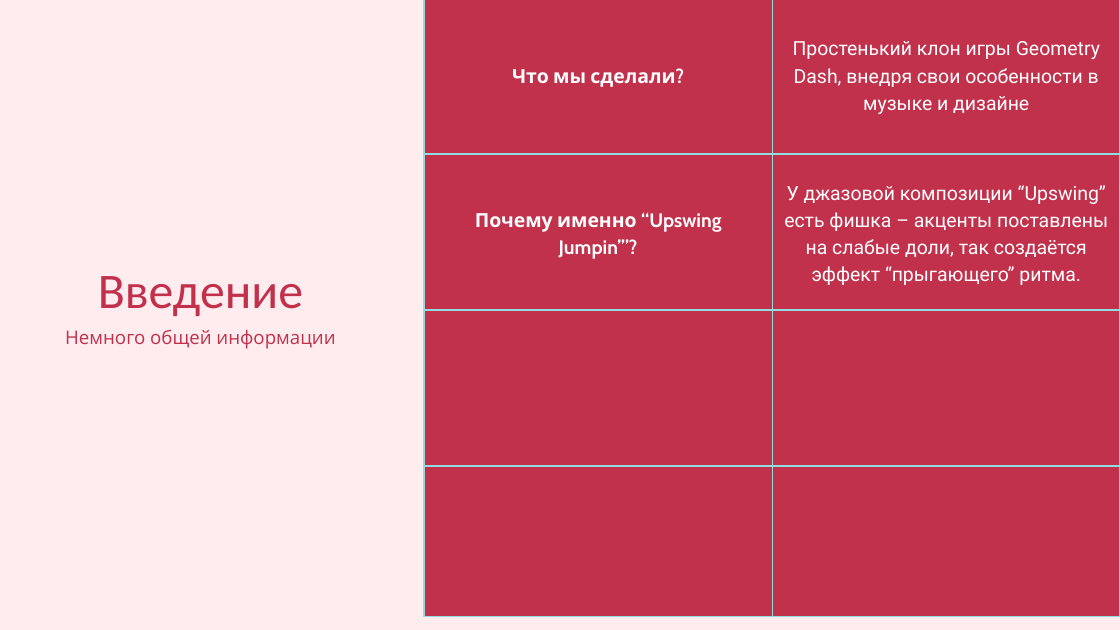
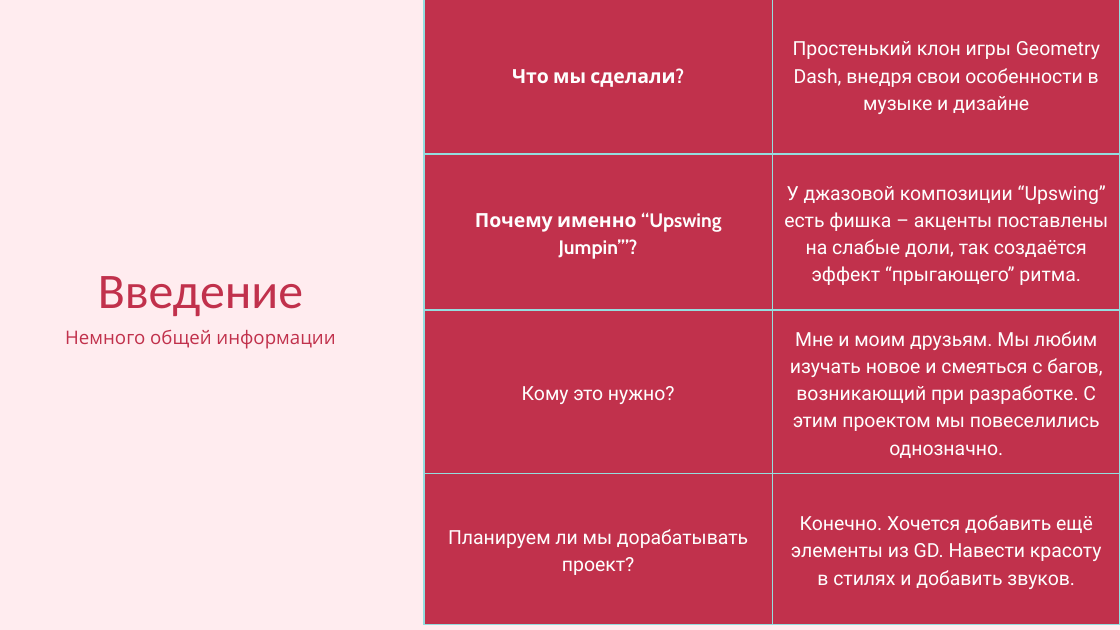
Before and after one commit to itsleko04/Upswing-Jumpin, a slide deck: slide 3 of Upswing Jumpin’.pptx. Drawn at 1120x630 pixels with LibreOffice and Linux fonts; fonts in the diff are those of the drawing. Boxes give left, top, right and bottom in pixels: in the first picture for what was removed or moved away, otherwise in the second. Text is boxed around its words. In the diff, an @@ line names an element or a change of style, - is before the commit and + after.

```diff
--- a/Upswing Jumpin’.pptx
+++ b/Upswing Jumpin’.pptx
@@ table at (x1=424, y1=0, x2=1120, y2=624) @@
-row 3, column 1: 
+row 3, column 1: Кому это нужно?
-row 3, column 2: 
+row 3, column 2: Мне и моим друзьям. Мы любим изучать новое и смеяться с багов, возникающий при разработке. С этим проектом мы повеселились однозначно.
-row 4, column 1: 
+row 4, column 1: Планируем ли мы дорабатывать проект?
-row 4, column 2: 
+row 4, column 2: Конечно. Хочется добавить ещё элементы из GD. Навести красоту в стилях и добавить звуков.
```
Also in this commit, not shown: 3 slides added, 1 slide removed, 7 other files.
